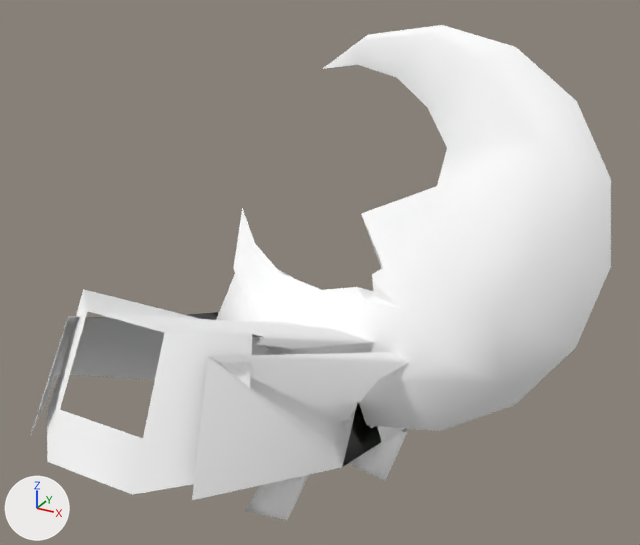
The glTF model public/3d/npc/model__npc__model__npccmn.ofs_16/npc2016.gltf as it was, and as the next commit left it.
Rendered twice from a 50 mm camera at (1.366, -2.304, 2.13) aimed at (0.245, -0.266, 1.111). Lighting does not change. The marker at lower left points along +X, +Y and +Z. The picture after the commit comes second.

The scene before the commit, as lines of its bpy script (objects in view):
```python
mat_c00_face = principled_material('c00_face')
mat_c00_face.base_color = (1.0, 1.0, 1.0)  # white #ffffff
mat_c00_face.roughness = 1.0
mat_c05_cloth_u = principled_material('c05_cloth_u')
mat_c05_cloth_u.base_color = (1.0, 1.0, 1.0)  # white #ffffff
mat_c05_cloth_u.roughness = 1.0
mat_c07_cloth_in = principled_material('c07_cloth_in')
mat_c07_cloth_in.base_color = (1.0, 1.0, 1.0)  # white #ffffff
mat_c07_cloth_in.roughness = 1.0
mat_c12_crater = principled_material('c12_crater')
mat_c12_crater.base_color = (1.0, 1.0, 1.0)  # white #ffffff
mat_c12_crater.roughness = 1.0
mat_c13_crater2 = principled_material('c13_crater2')
mat_c13_crater2.base_color = (1.0, 1.0, 1.0)  # white #ffffff
mat_c13_crater2.roughness = 1.0
me_npc2016 = bpy.data.meshes.new('npc2016')
me_npc2016.from_pydata(...)  # 181 vertices, 266 faces; spans x -0.49..1.01, y -1.0..0.3, z 0.1..1.76
me_npc2016.materials.append(mat_c13_crater2)  # white #ffffff
me_npc2016.materials.append(mat_c11_cloth_u2)  # white #ffffff
me_npc2016.materials.append(mat_c09_pants)  # white #ffffff
me_npc2016.materials.append(mat_c05_cloth_u)  # white #ffffff
me_npc2016.materials.append(mat_c04_buckle)  # white #ffffff
me_npc2016.materials.append(mat_c00_face)  # white #ffffff
me_npc2016.materials.append(mat_c07_cloth_in)  # white #ffffff
me_npc2016.materials.append(mat_c08_eri)  # white #ffffff
me_npc2016.materials.append(mat_c12_crater)  # white #ffffff
ob_npc2016 = bpy.data.objects.new('npc2016', me_npc2016)
ob_npc2016.location = (0.0, 0.0, 0.0)
```
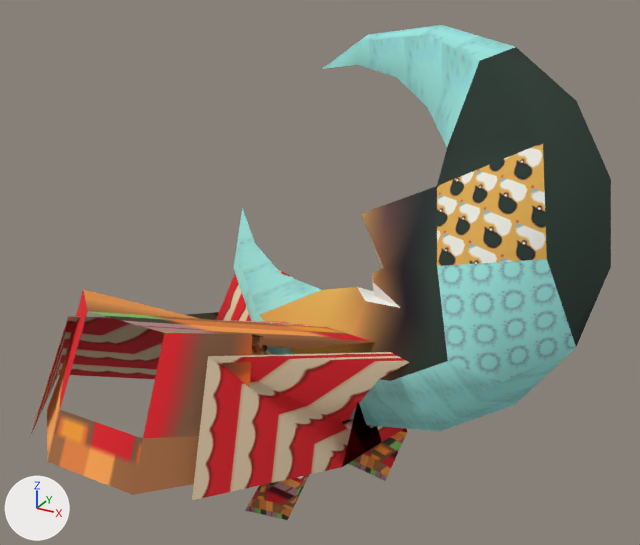
Pixel boxes (x1, y1, x2, y2) of what changed, in the pictures (640 x 545 px):
'npc2016', surface changed (darker)
    both: (30, 25, 611, 520)

The change, as a list of edits to the scene's bpy script:
```text
Add img_c12_crater:
    img_c12_crater = load_image('c12_crater', '_unpacked/c12_crater', 32, 32, 'sRGB')
Add img_c07_cloth_in:
    img_c07_cloth_in = load_image('c07_cloth_in', '_unpacked/c07_cloth_in', 32, 32, 'sRGB')
Add img_c00_face_00:
    img_c00_face_00 = load_image('c00_face.00', '_unpacked/c00_face.00', 32, 32, 'sRGB')
Add img_c05_cloth_u:
    img_c05_cloth_u = load_image('c05_cloth_u', '_unpacked/c05_cloth_u', 32, 16, 'sRGB')
Add img_c13_crater2:
    img_c13_crater2 = load_image('c13_crater2', '_unpacked/c13_crater2', 32, 16, 'sRGB')
Change mat_c13_crater2:
    remove mat_c13_crater2.base_color = (1.0, 1.0, 1.0)  # white #ffffff
    add mat_c13_crater2.texture = img_c13_crater2
Change mat_c05_cloth_u:
    remove mat_c05_cloth_u.base_color = (1.0, 1.0, 1.0)  # white #ffffff
    add mat_c05_cloth_u.texture = img_c05_cloth_u
Change mat_c00_face:
    remove mat_c00_face.base_color = (1.0, 1.0, 1.0)  # white #ffffff
    add mat_c00_face.texture = img_c00_face_00
Change mat_c07_cloth_in:
    remove mat_c07_cloth_in.base_color = (1.0, 1.0, 1.0)  # white #ffffff
    add mat_c07_cloth_in.texture = img_c07_cloth_in
Change mat_c12_crater:
    remove mat_c12_crater.base_color = (1.0, 1.0, 1.0)  # white #ffffff
    add mat_c12_crater.texture = img_c12_crater
```
